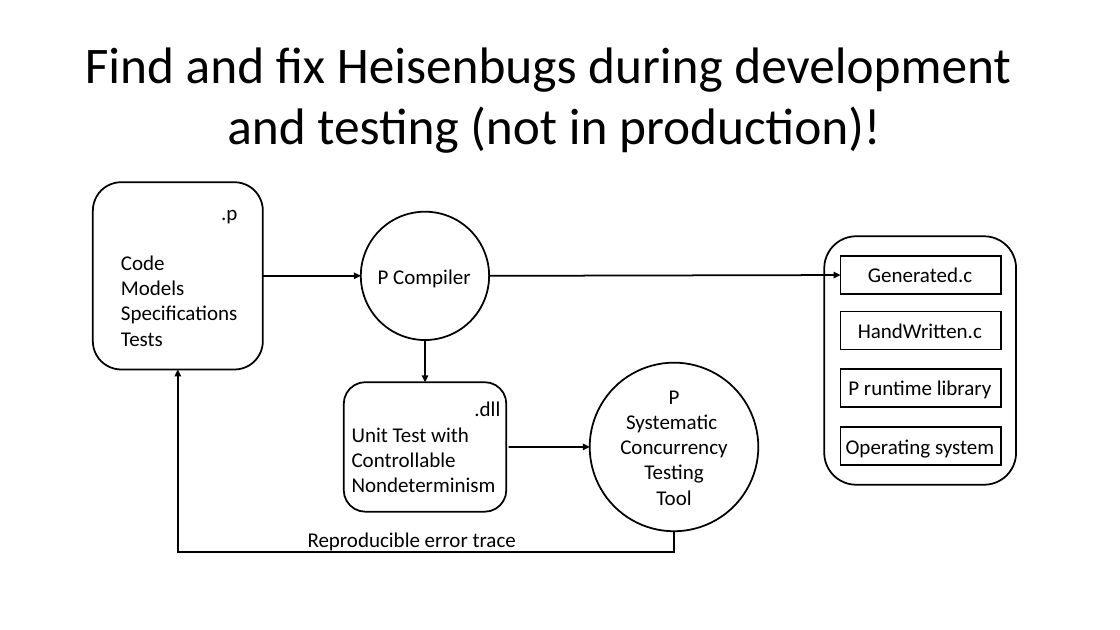
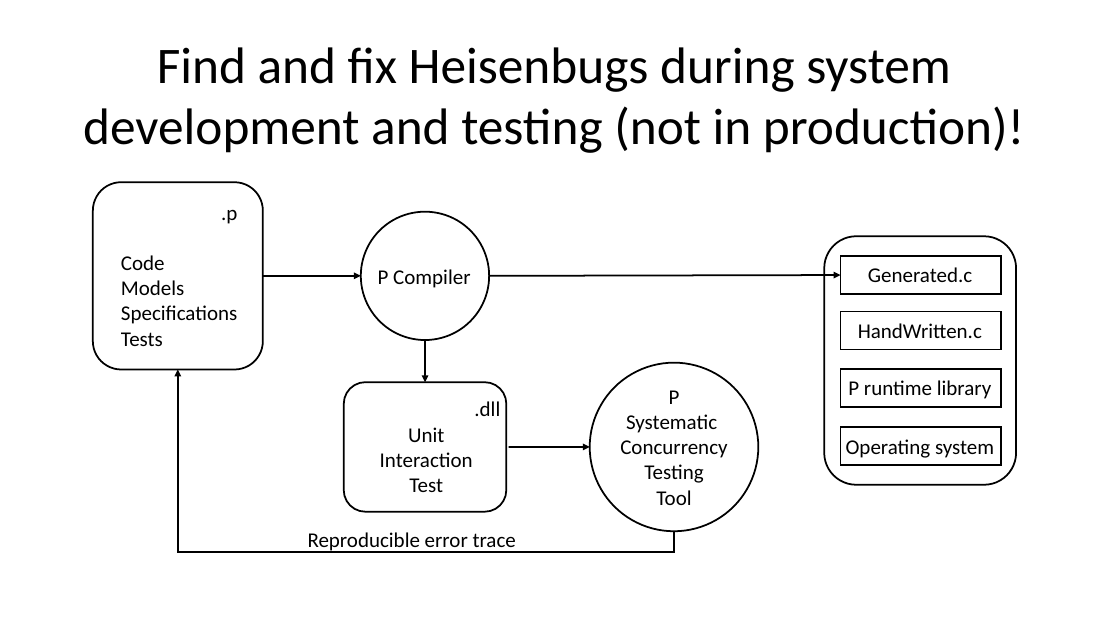
Before and after one commit to p-org/P, a slide deck: slide 3 of Tutorial/P-tutorial.pptx. Drawn at 1120x630 pixels with LibreOffice and Linux fonts; fonts in the diff are those of the drawing. Boxes give left, top, right and bottom in pixels: in the first picture for what was removed or moved away, otherwise in the second. Text is boxed around its words. In the diff, an @@ line names an element or a change of style, - is before the commit and + after.

Commit message:
update

```diff
--- a/Tutorial/P-tutorial.pptx
+++ b/Tutorial/P-tutorial.pptx
@@ text at [83, 47, 1024, 153]: text changed @@
-Find and fix Heisenbugs during development
-and testing (not in production)!
+Find and fix Heisenbugs during system
+development and testing (not in production)!
@@ text ".dll": place and size @@
-text ".dll" at [352, 401, 500, 492]
+text ".dll" at [380, 427, 473, 492]
@@ text at [380, 427, 473, 492]: text changed @@
-Unit Test with
-Controllable
-Nondeterminism
+Unit
+Interaction
+Test
```
Also in this commit, not shown: 4 other slides changed, 3 slides added, 2 slides removed.
